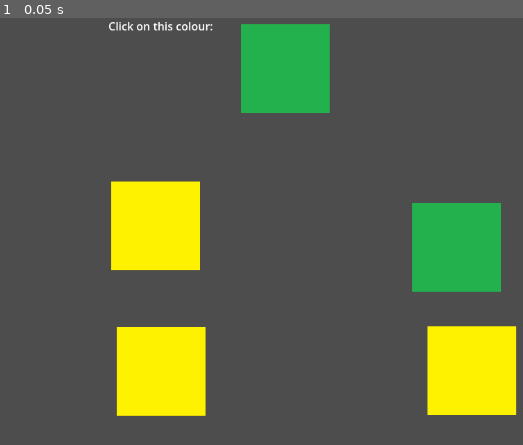
Above: before the commit, frame 1.
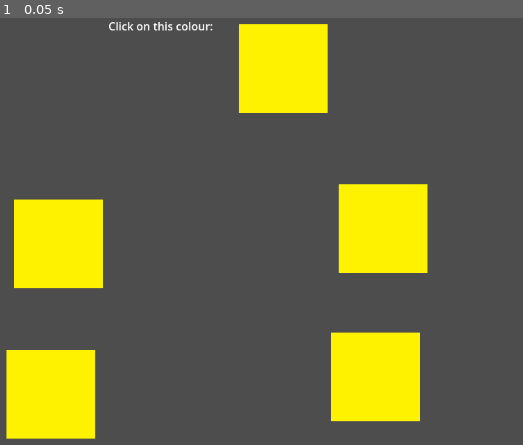
Above: after the commit, the same moment.

Repository: kwrightsk/game-jam-january-2026
Game: Godot game, scene res://Scenes/colour_picker.tscn
Two runs of this game, one before a commit and one after it. Both use one fixed random seed, a clock stepped at 60 frames per second and the inputs below. This scene is started directly instead of the project's main scene.
Inputs:
- Up to frame 1 (0.05 s): no input

The runs differ from the first frame. In frame 1, 32% of the frame differs, in the area x 1-99%, y 1-99%.

Commit message:
colour pciker adjustments

Diff:
--- a/Scenes/click_colour.tscn
+++ b/Scenes/click_colour.tscn
@@ -1,9 +1,10 @@
-[gd_scene load_steps=6 format=3 uid="uid://cvdot61awk0nm"]
+[gd_scene load_steps=7 format=3 uid="uid://cvdot61awk0nm"]
 
 [ext_resource type="Texture2D" uid="uid://dnuyptsu218vr" path="res://assets/blueSquare.png" id="1_otuyw"]
 [ext_resource type="Texture2D" uid="uid://h4odx0bgt5a2" path="res://assets/greenSquare.png" id="2_d07hh"]
 [ext_resource type="Texture2D" uid="uid://cqngkywrgde0e" path="res://assets/redSquare.png" id="3_25mq6"]
 [ext_resource type="Texture2D" uid="uid://cnn85cu4wjht3" path="res://assets/yellowSquare.png" id="4_kxagh"]
+[ext_resource type="Script" path="res://scripts/click_colour.gd" id="5_nwckt"]
 
 [sub_resource type="SpriteFrames" id="SpriteFrames_wqd77"]
 animations = [{
@@ -40,6 +41,7 @@
 "speed": 5.0
 }]
 
-[node name="clickColour" type="AnimatedSprite2D"]
+[node name="colourSquare" type="AnimatedSprite2D"]
 sprite_frames = SubResource("SpriteFrames_wqd77")
 animation = &"yellow"
+script = ExtResource("5_nwckt")
--- a/Scenes/colour_picker.tscn
+++ b/Scenes/colour_picker.tscn
@@ -1,8 +1,7 @@
-[gd_scene load_steps=4 format=3 uid="uid://kdkv3jlo2bps"]
+[gd_scene load_steps=3 format=3 uid="uid://kdkv3jlo2bps"]
 
 [ext_resource type="Script" path="res://scripts/colour_picker.gd" id="1_lwy5u"]
-[ext_resource type="PackedScene" uid="uid://s5xb1jxo51go" path="res://Scenes/visual_colour.tscn" id="1_vimi8"]
-[ext_resource type="PackedScene" uid="uid://cvdot61awk0nm" path="res://Scenes/click_colour.tscn" id="2_s3psp"]
+[ext_resource type="PackedScene" uid="uid://omkj03pprwud" path="res://Scenes/interactable_colour.tscn" id="2_cqqjx"]
 
 [node name="colourPicker" type="Node"]
 script = ExtResource("1_lwy5u")
@@ -13,25 +12,19 @@
 offset_bottom = 63.0
 text = "Click on this colour:"
 
-[node name="visualColour" parent="." instance=ExtResource("1_vimi8")]
-position = Vector2(655, 73)
-scale = Vector2(0.5, 0.5)
-
 [node name="clickables" type="Node" parent="."]
 
-[node name="clickColour" parent="clickables" instance=ExtResource("2_s3psp")]
-position = Vector2(468, 300)
-scale = Vector2(0.5, 0.5)
+[node name="interactableColour" parent="clickables" instance=ExtResource("2_cqqjx")]
+position = Vector2(328, 326)
 
-[node name="clickColour2" parent="clickables" instance=ExtResource("2_s3psp")]
-position = Vector2(902, 331)
-scale = Vector2(0.5, 0.5)
-animation = &"green"
+[node name="interactableColour2" parent="clickables" instance=ExtResource("2_cqqjx")]
+position = Vector2(796, 304)
 
-[node name="clickColour3" parent="clickables" instance=ExtResource("2_s3psp")]
-position = Vector2(476, 510)
-scale = Vector2(0.5, 0.5)
+[node name="interactableColour3" parent="clickables" instance=ExtResource("2_cqqjx")]
+position = Vector2(317, 543)
 
-[node name="clickColour4" parent="clickables" instance=ExtResource("2_s3psp")]
-position = Vector2(924, 509)
-scale = Vector2(0.5, 0.5)
+[node name="interactableColour4" parent="clickables" instance=ExtResource("2_cqqjx")]
+position = Vector2(785, 518)
+
+[node name="interactableColour" parent="." instance=ExtResource("2_cqqjx")]
+position = Vector2(652, 73)
--- /dev/null
+++ b/Scenes/interactable_colour.tscn
@@ -0,0 +1,18 @@
+[gd_scene load_steps=4 format=3 uid="uid://omkj03pprwud"]
+
+[ext_resource type="Script" path="res://scripts/interactable_colour.gd" id="1_pcoyx"]
+[ext_resource type="PackedScene" uid="uid://cvdot61awk0nm" path="res://Scenes/click_colour.tscn" id="2_mta3s"]
+
+[sub_resource type="RectangleShape2D" id="RectangleShape2D_818jr"]
+
+[node name="interactableColour" type="Area2D"]
+scale = Vector2(0.5, 0.5)
+script = ExtResource("1_pcoyx")
+
+[node name="CollisionShape2D" type="CollisionShape2D" parent="."]
+scale = Vector2(13, 13)
+shape = SubResource("RectangleShape2D_818jr")
+
+[node name="colour" parent="." instance=ExtResource("2_mta3s")]
+
+[connection signal="input_event" from="." to="." method="_on_input_event"]
--- a/project.godot
+++ b/project.godot
@@ -15,6 +15,14 @@
 config/features=PackedStringArray("4.3", "GL Compatibility")
 config/icon="res://icon.svg"
 
+[input]
+
+MOUSE_BUTTON_LEFT={
+"deadzone": 0.0,
+"events": [Object(InputEventMouseButton,"resource_local_to_scene":false,"resource_name":"","device":-1,"window_id":0,"alt_pressed":false,"shift_pressed":false,"ctrl_pressed":false,"meta_pressed":false,"button_mask":0,"position":Vector2(0, 0),"global_position":Vector2(0, 0),"factor":1.0,"button_index":1,"canceled":false,"pressed":false,"double_click":false,"script":null)
+]
+}
+
 [rendering]
 
 renderer/rendering_method="gl_compatibility"
--- /dev/null
+++ b/scripts/click_colour.gd
@@ -0,0 +1,11 @@
+extends AnimatedSprite2D
+
+
+# Called when the node enters the scene tree for the first time.
+func _ready() -> void:
+	pass # Replace with function body.
+
+
+# Called every frame. 'delta' is the elapsed time since the previous frame.
+func _process(delta: float) -> void:
+	pass
--- /dev/null
+++ b/scripts/interactable_colour.gd
@@ -0,0 +1,23 @@
+extends Area2D
+
+var clickable = false
+var colour
+
+# Called when the node enters the scene tree for the first time.
+func _ready() -> void:
+	colour = get_child(1).animation
+
+
+# Called every frame. 'delta' is the elapsed time since the previous frame.
+func _process(delta: float) -> void:
+	#print(colour)\
+	pass
+
+
+func _on_input_event(viewport: Node, event: InputEvent, shape_idx: int) -> void:
+	if event is InputEventMouseButton and Input.is_action_pressed("MOUSE_BUTTON_LEFT") and clickable:
+		print(1)
+
+
+func set_Colour():
+	colour = get_child(1).animation
Not shown: 1 places in Scenes/visual_colour.tscn that only renumber resources
